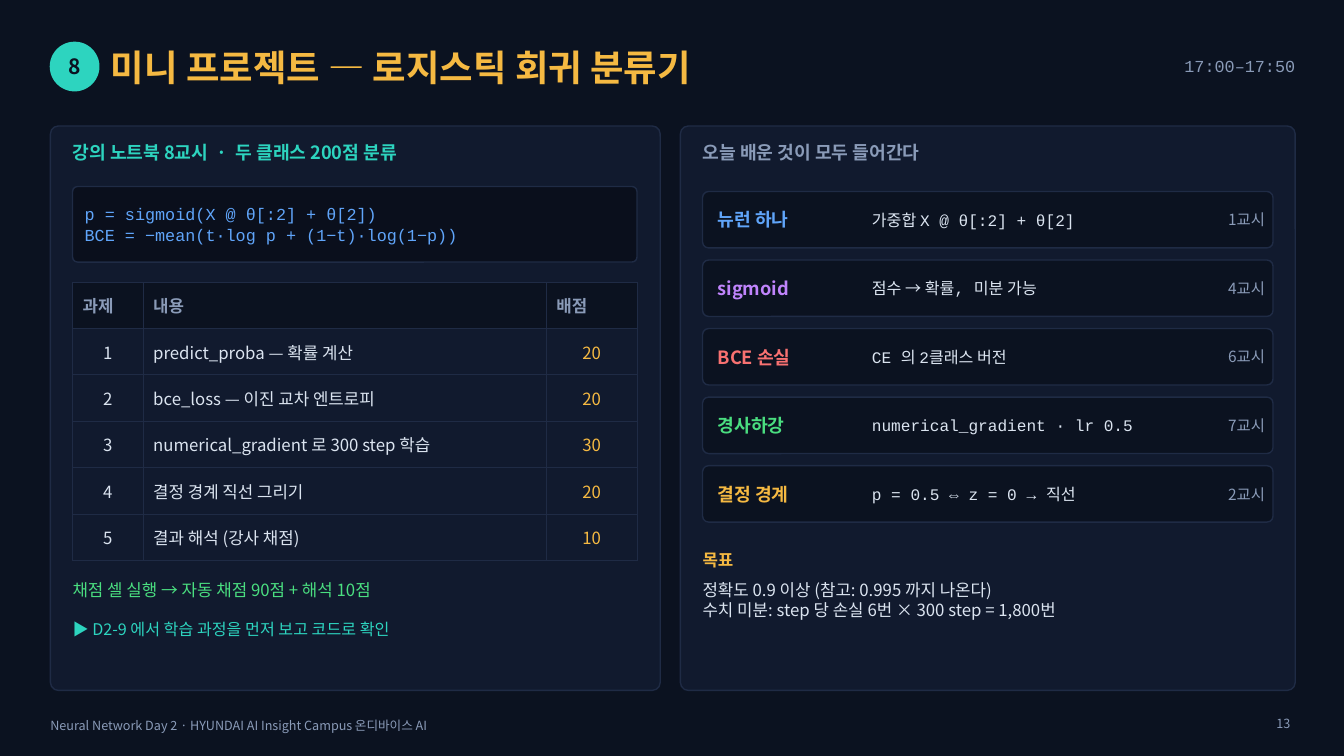
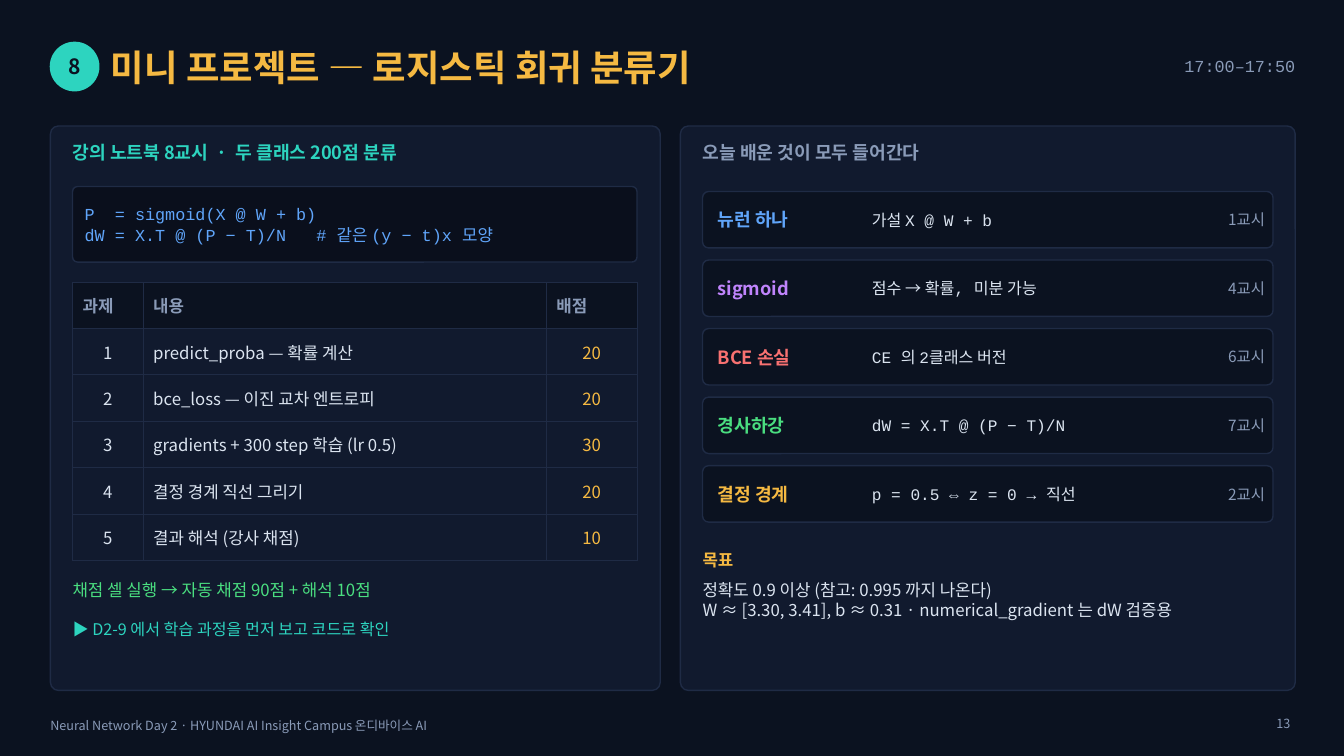
Before and after one commit to imguru-mooc/AI_CAMPUS, a slide deck: slide 13 of NN-day2/NN_Day2.pptx. Drawn at 1344x756 pixels with LibreOffice and Linux fonts; fonts in the diff are those of the drawing. Boxes give left, top, right and bottom in pixels: in the first picture for what was removed or moved away, otherwise in the second. Text is boxed around its words. In the diff, an @@ line names an element or a change of style, - is before the commit and + after.

```diff
--- a/NN-day2/NN_Day2.pptx
+++ b/NN-day2/NN_Day2.pptx
@@ text at [85, 208, 493, 245]: text changed @@
-p = sigmoid(X @ θ[:2] + θ[2])
-BCE = −mean(t·log p + (1−t)·log(1−p))
+P = sigmoid(X @ W + b)
+dW = X.T @ (P − T)/N # 같은 (y − t)x 모양
@@ text at [872, 212, 992, 227]: text changed @@
-가중합 X @ θ[:2] + θ[2]
+가설 X @ W + b
@@ table at [73, 282, 637, 551] @@
-row 4, column 2: numerical_gradient 로 300 step 학습
+row 4, column 2: gradients + 300 step 학습 (lr 0.5)
@@ text at [872, 419, 1066, 435]: text changed @@
-numerical_gradient · lr 0.5
+dW = X.T @ (P − T)/N
@@ text at [703, 602, 1172, 620]: text changed @@
-수치 미분: step 당 손실 6번 × 300 step = 1,800번
+W ≈ [3.30, 3.41], b ≈ 0.31 · numerical_gradient 는 dW 검증용
```
Also in this commit, not shown: 6 other slides changed, 4 other files.
